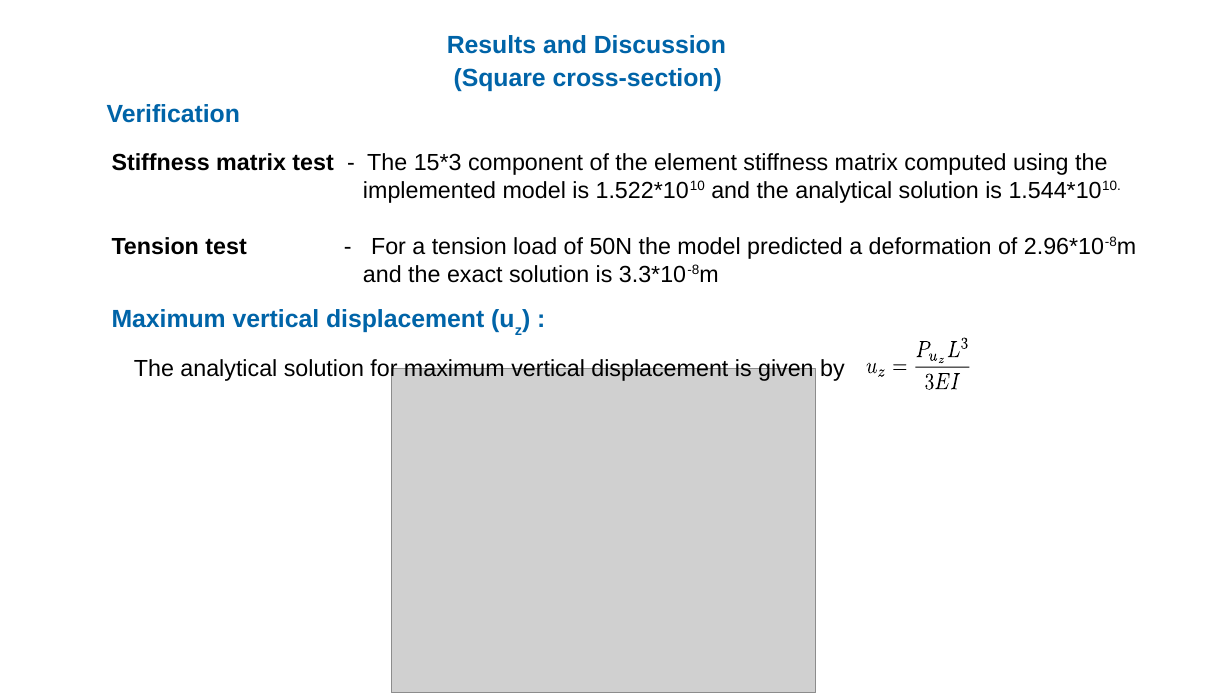
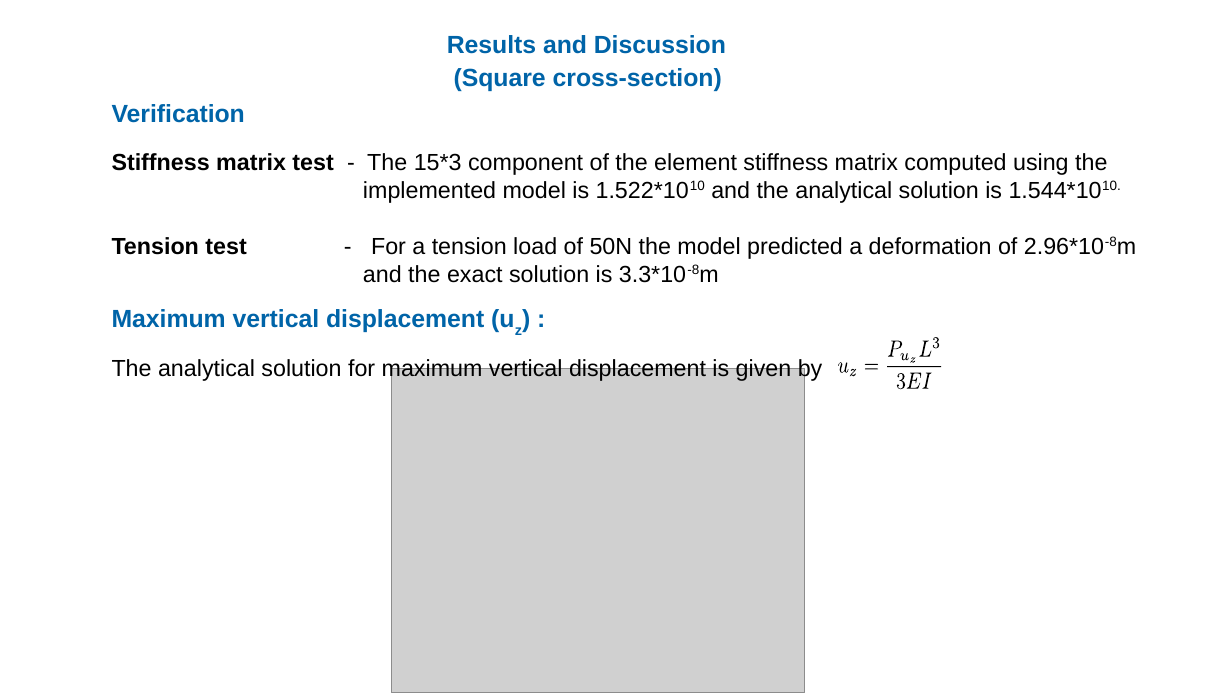
Before and after one commit to ARUN-PRAKASH-95/PPP-presentations, a slide deck: slide 8 of PPPSS19_63876_ARUN_PRAKASH_GANAPATHY.odp. Drawn at 1232x693 pixels with LibreOffice and Linux fonts; fonts in the diff are those of the drawing; grey boxes stand for pictures; background and template pictures are left out. Boxes give left, top, right and bottom in pixels: in the first picture for what was removed or moved away, otherwise in the second. Text is boxed around its words. In the diff, an @@ line names an element or a change of style, - is before the commit and + after.

```diff
--- a/PPPSS19_63876_ARUN_PRAKASH_GANAPATHY.odp
+++ b/PPPSS19_63876_ARUN_PRAKASH_GANAPATHY.odp
@@ text "Verification": place and size @@
-text "Verification" at (107, 104, 240, 123)
+text "Verification" at (112, 104, 245, 123)
@@ text "The analytical solution for maximum ...": place and size @@
-text "The analytical solution for maximum ..." at (134, 358, 845, 382)
+text "The analytical solution for maximum ..." at (112, 358, 823, 382)
@@ freeform shape: place and size @@
-freeform shape at (961, 338, 968, 349)
+freeform shape at (934, 338, 940, 349)
@@ picture: place and size @@
-picture at (391, 369, 816, 693)
+picture at (391, 369, 805, 693)
@@ 12 freeform shapes: place and size @@
-12 freeform shapes at (866, 339, 969, 390)
+12 freeform shapes at (838, 339, 941, 390)
```
Also in this commit, not shown: 7 other slides changed, 1 slide added.
